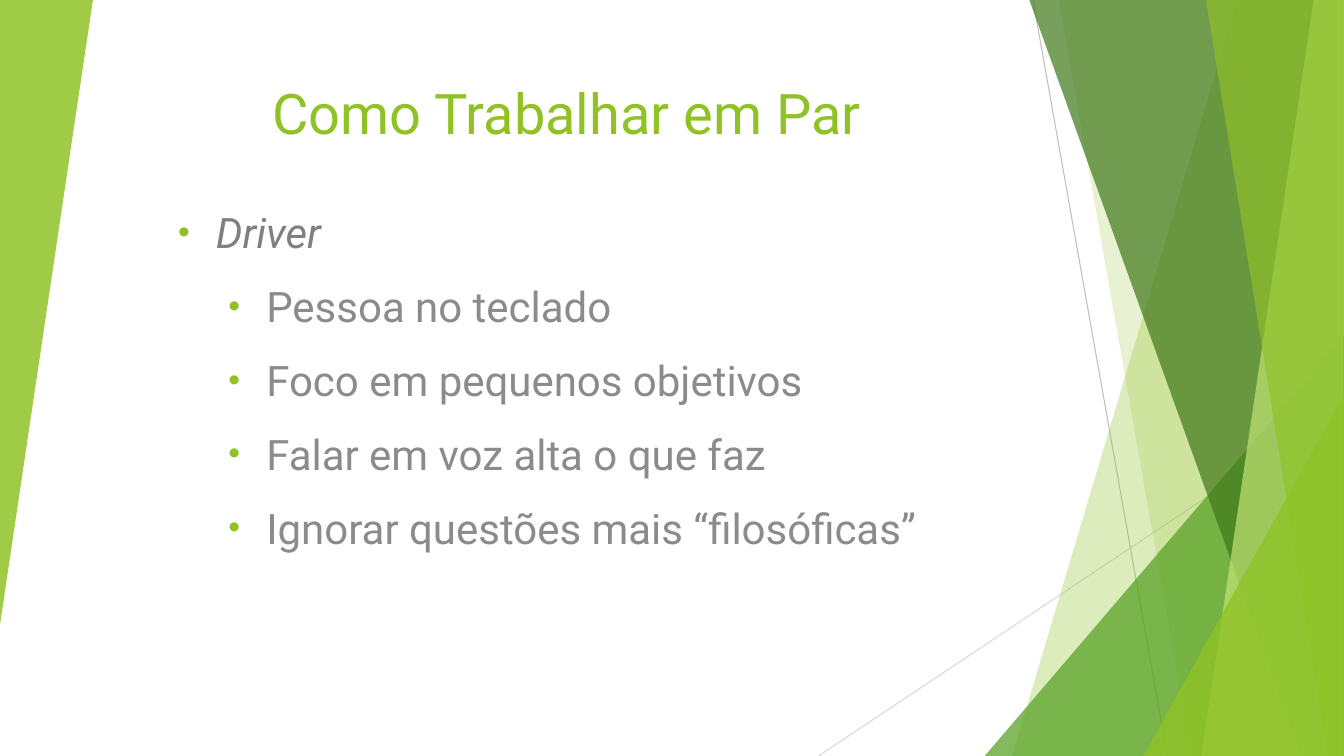
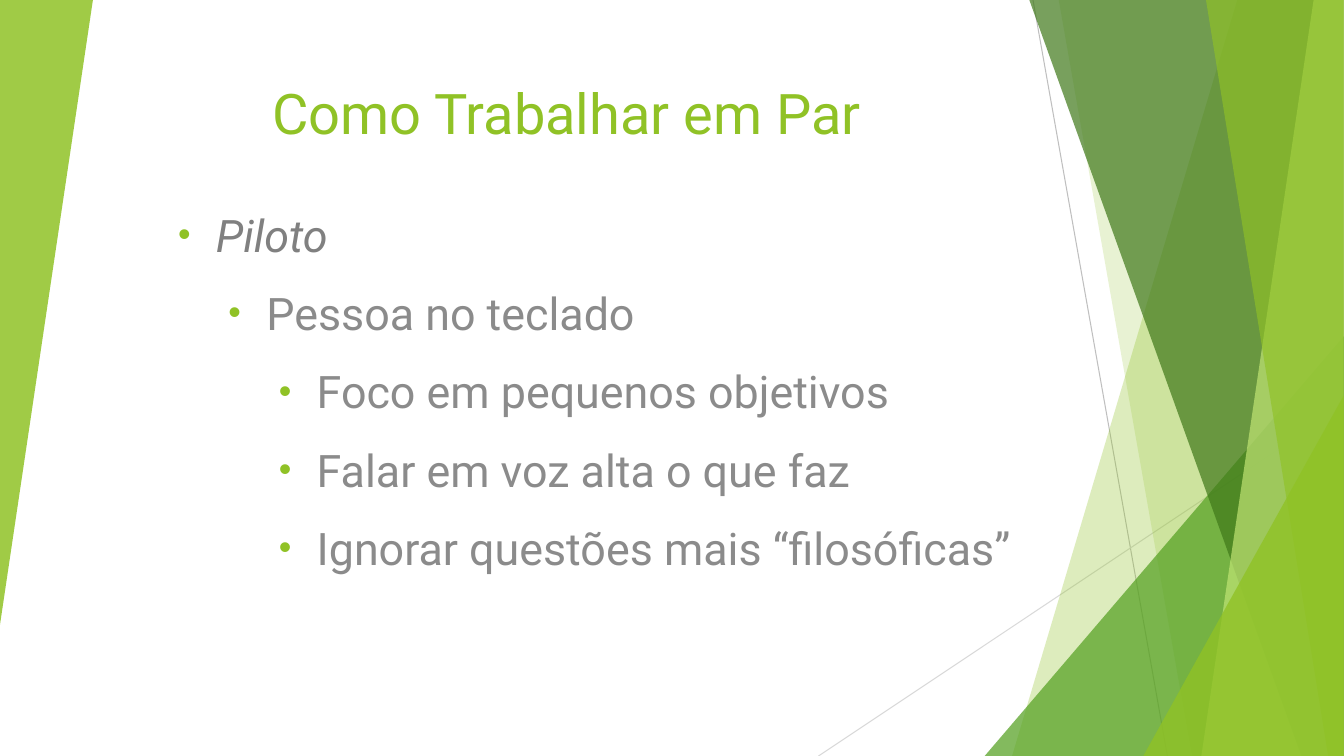
Before and after one commit to sdifiore/EngSoft, a slide deck: slide 6 of Programação em Par.pptx. Drawn at 1344x756 pixels with LibreOffice and Linux fonts; fonts in the diff are those of the drawing. Boxes give left, top, right and bottom in pixels: in the first picture for what was removed or moved away, otherwise in the second. Text is boxed around its words. In the diff, an @@ line names an element or a change of style, - is before the commit and + after.

```diff
--- a/Programação em Par.pptx
+++ b/Programação em Par.pptx
@@ subtitle at [216, 218, 328, 253]: text changed; size 30 to 32 pt @@
-• Driver
+• Piloto
@@ subtitle at [266, 296, 1010, 574]: size 30 to 32 pt; list level 2 to 3 in "Foco em pequenos objetivos"; list level 2 to 3 in "Falar em voz alta o ..."; list level 2 to 3 in "Ignorar questões mais “filosóficas”" @@
```
Also in this commit, not shown: 4 other slides changed, 3 slides added, 3 slides removed.
